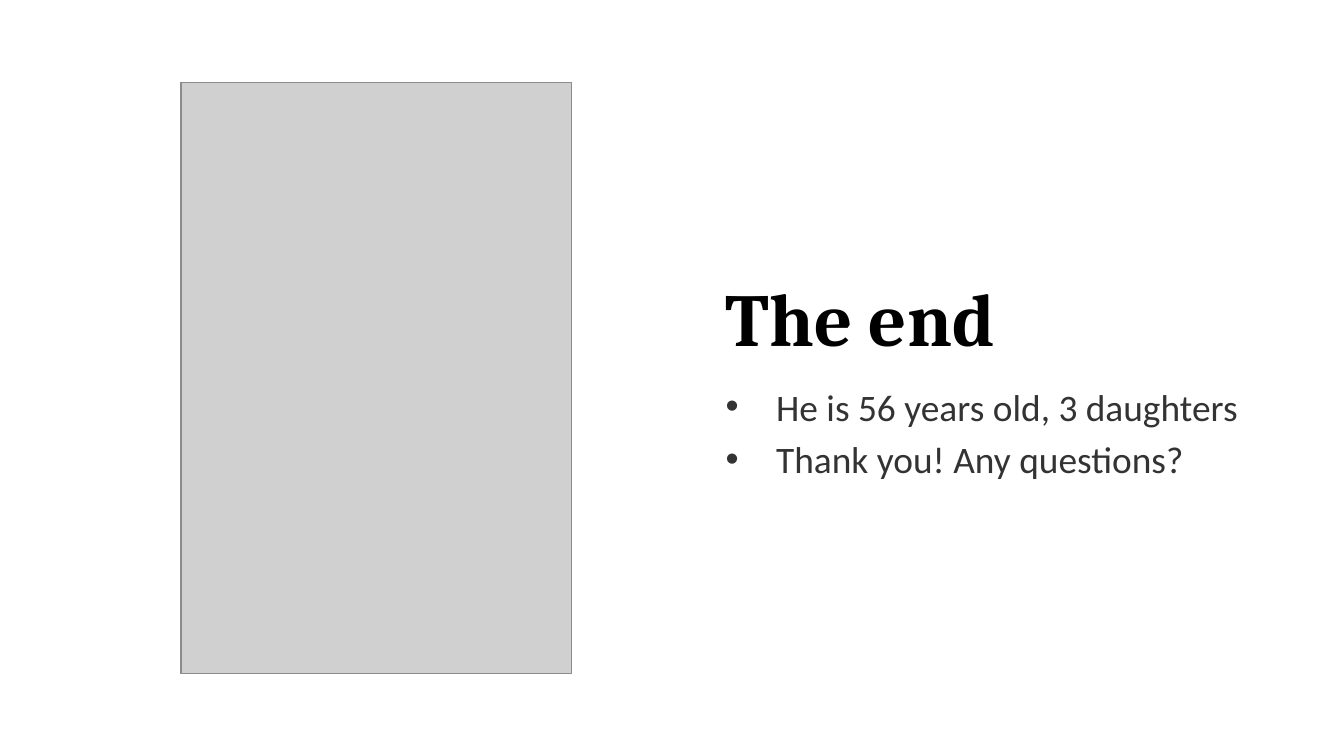
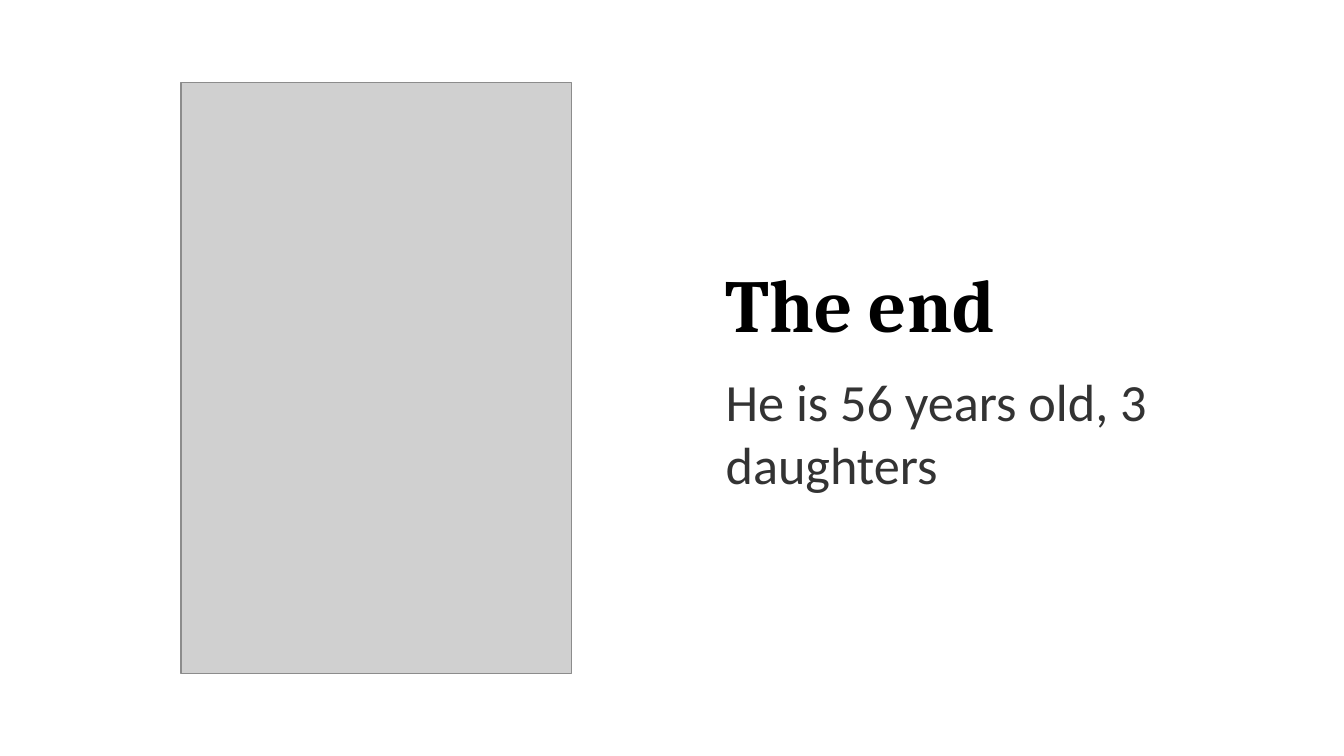
Before and after one commit to promilek2/Najs, a slide deck: slide 8 of Linus_Torvalds.pptx. Drawn at 1344x756 pixels with LibreOffice and Linux fonts; fonts in the diff are those of the drawing; grey boxes stand for pictures. Boxes give left, top, right and bottom in pixels: in the first picture for what was removed or moved away, otherwise in the second. Text is boxed around its words. In the diff, an @@ line names an element or a change of style, - is before the commit and + after.

```diff
--- a/Linus_Torvalds.pptx
+++ b/Linus_Torvalds.pptx
@@ text at (x1=726, y1=384, x2=1146, y2=493): size 20 to 28 pt in "He is 56 years old, 3 daughters"; bullet • to none @@
@@ text at (x1=776, y1=447, x2=1183, y2=479): paragraph removed @@
-• Thank you! Any questions?
```
Also in this commit, not shown: 7 other slides changed, 1 other file.
